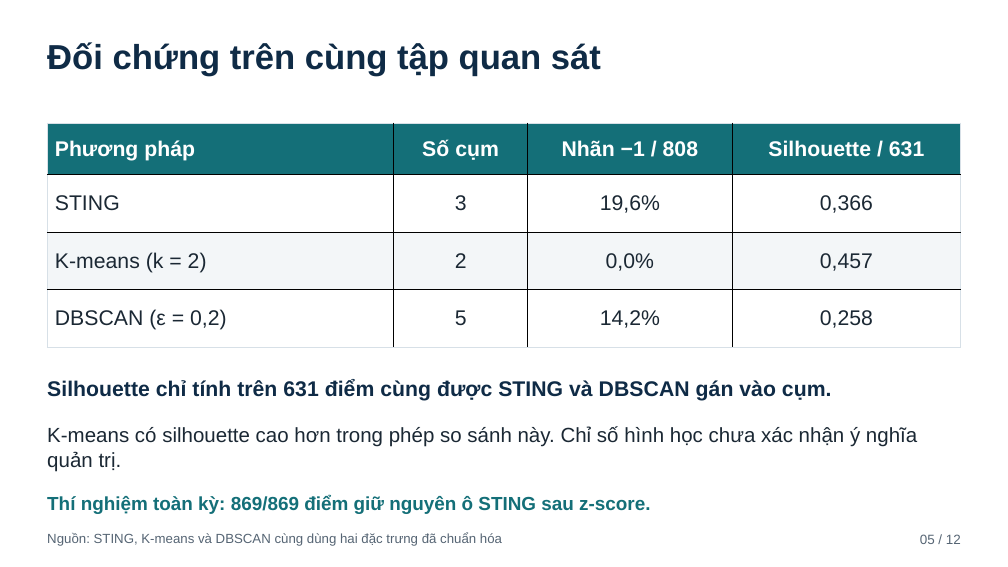
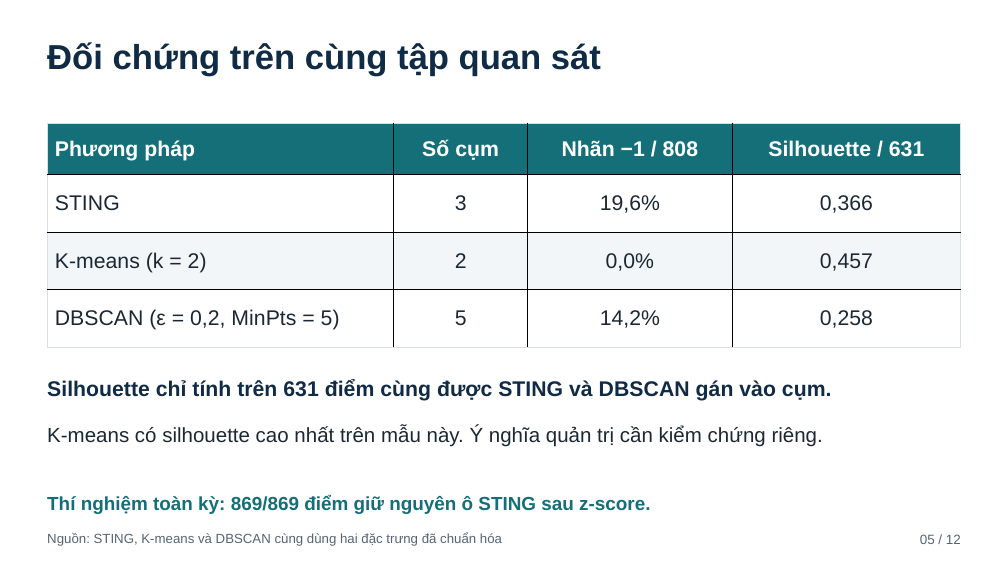
Before and after one commit to JasonTM17/Grid_Based_Sociology, a slide deck: slide 5 of assets/sting_papi_slides_template.pptx. Drawn at 1008x567 pixels with LibreOffice and Linux fonts; fonts in the diff are those of the drawing. Boxes give left, top, right and bottom in pixels: in the first picture for what was removed or moved away, otherwise in the second. Text is boxed around its words. In the diff, an @@ line names an element or a change of style, - is before the commit and + after.

```diff
--- a/assets/sting_papi_slides_template.pptx
+++ b/assets/sting_papi_slides_template.pptx
@@ table at bbox=[47, 123, 960, 347] @@
-row 4, column 1: DBSCAN (ε = 0,2)
+row 4, column 1: DBSCAN (ε = 0,2, MinPts = 5)
@@ text at bbox=[47, 426, 823, 447]: text changed @@
-K-means có silhouette cao hơn trong phép so sánh này. Chỉ số hình học chưa xác nhận ý nghĩa quản trị.
+K-means có silhouette cao nhất trên mẫu này. Ý nghĩa quản trị cần kiểm chứng riêng.
```
Also in this commit, not shown: 7 other slides changed, 1 slide added, 1 slide removed, 49 other files.
